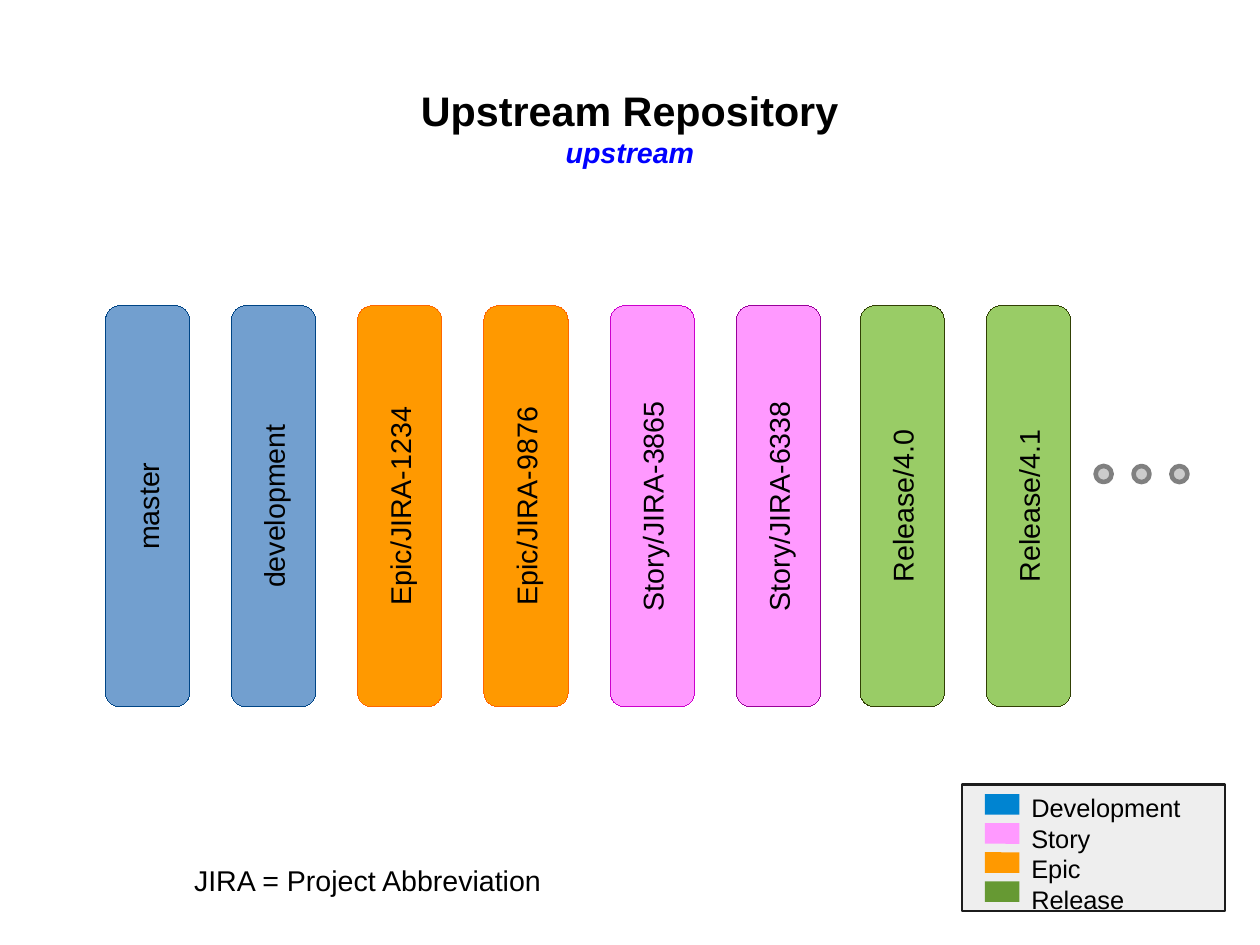
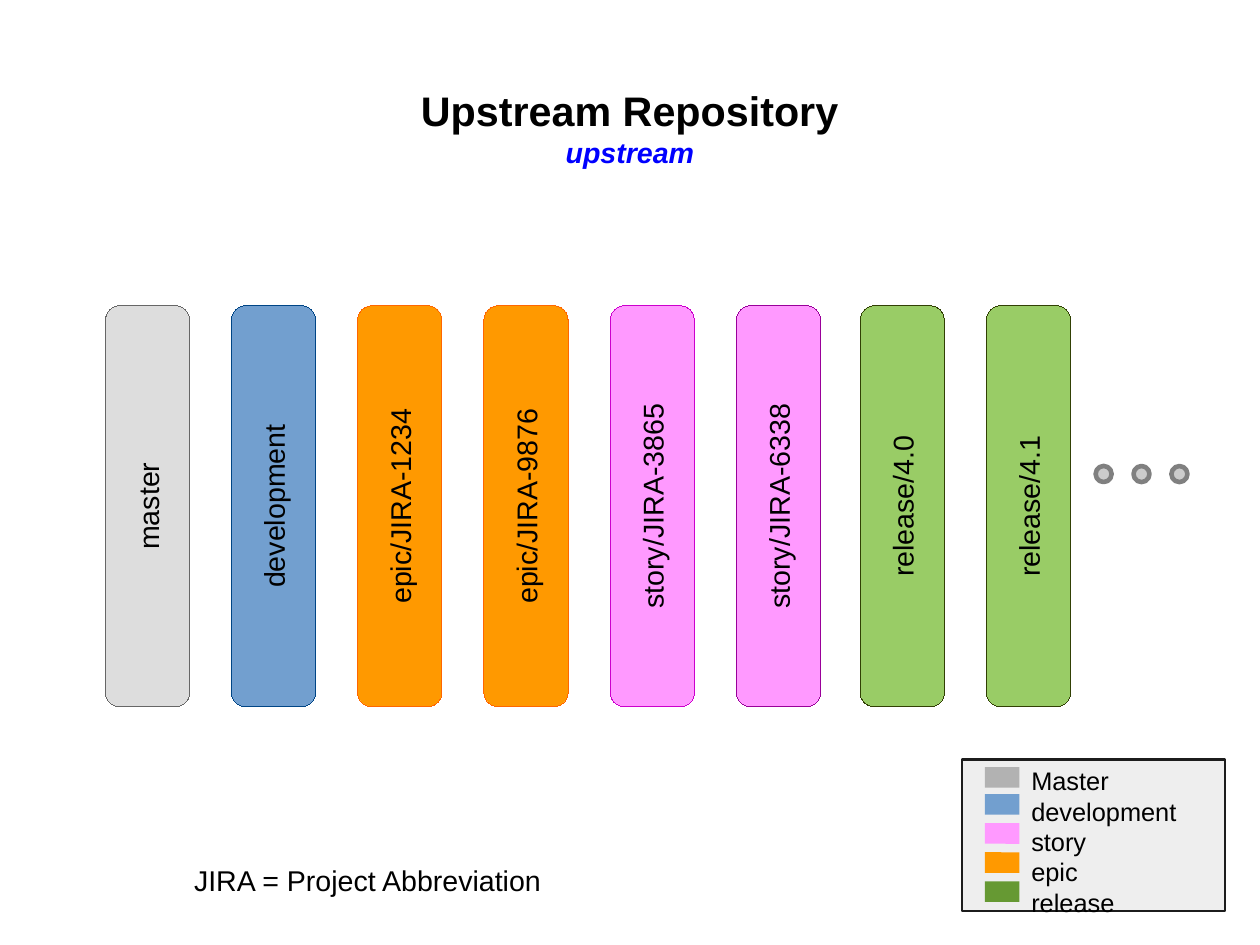
Before and after one commit to SiliconValleyOffice/GitHelp, a slide deck: slide 1 of Documents/RepositoryManagement.odp. Drawn at 1260x945 pixels with LibreOffice and Linux fonts; fonts in the diff are those of the drawing. Boxes give left, top, right and bottom in pixels: in the first picture for what was removed or moved away, otherwise in the second. Text is boxed around its words. In the diff, an @@ line names an element or a change of style, - is before the commit and + after.

```diff
--- a/Documents/RepositoryManagement.odp
+++ b/Documents/RepositoryManagement.odp
@@ rounded rectangle "master" at <box>106,306,190,707</box>: fill #729FCF to #DDDDDD; outline #004586 0 pt to #666666 0 pt @@
@@ text in rounded rectangle at <box>385,428,417,598</box>: text changed @@
-Epic/JIRA-1234
+epic/JIRA-1234
@@ text in rounded rectangle at <box>512,428,544,598</box>: text changed @@
-Epic/JIRA-9876
+epic/JIRA-9876
@@ text in rounded rectangle at <box>638,424,670,603</box>: text changed @@
-Story/JIRA-3865
+story/JIRA-3865
@@ text in rounded rectangle at <box>764,424,796,603</box>: text changed @@
-Story/JIRA-6338
+story/JIRA-6338
@@ text in rounded rectangle at <box>888,449,920,572</box>: text changed @@
-Release/4.0
+release/4.0
@@ text in rounded rectangle at <box>1014,453,1046,573</box>: text changed @@
-Release/4.1
+release/4.1
@@ rectangle: place and size @@
-rectangle at <box>963,784,1226,910</box>
+rectangle at <box>963,760,1226,911</box>
@@ line added from (986, 777) to (1020, 777), #B2B2B2 12.95 pt @@
@@ text at <box>1031,772,1176,913</box>: text changed @@
-Development
-Story
-Epic
-Release
+Master
+development
+story
+epic
+release
@@ line (986, 805) - (1020, 805): stroke #0084D1 12.95 pt to #729FCF 12.95 pt @@
```
Also in this commit, not shown: 2 other slides changed, 3 other files.
